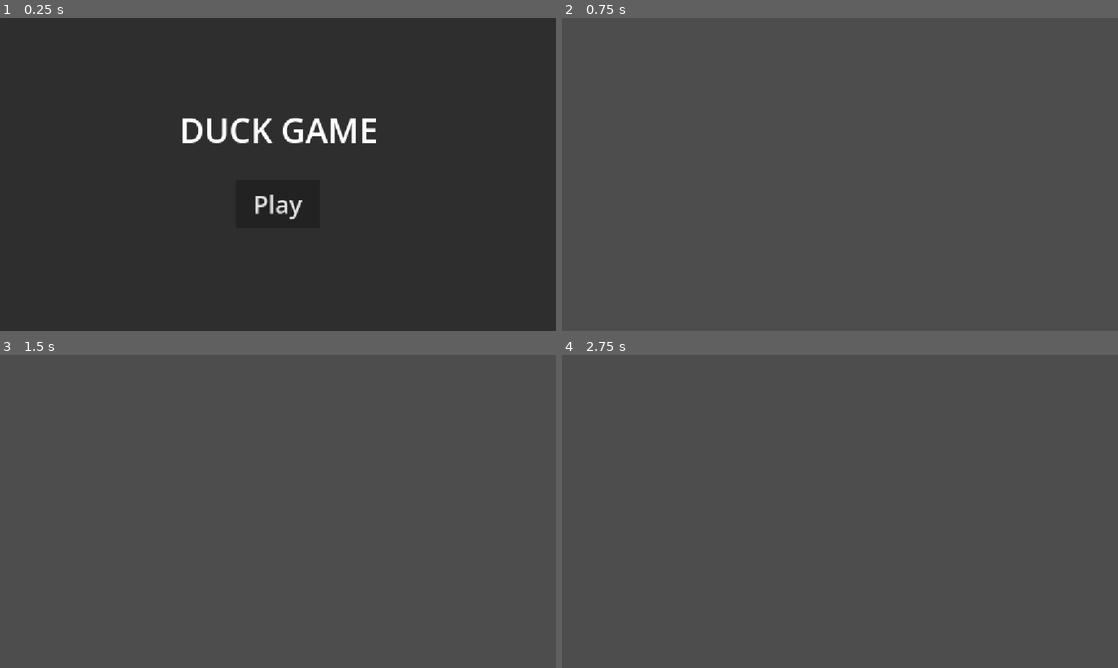
Above: before the commit, frames 1-4 (two rows, left to right).
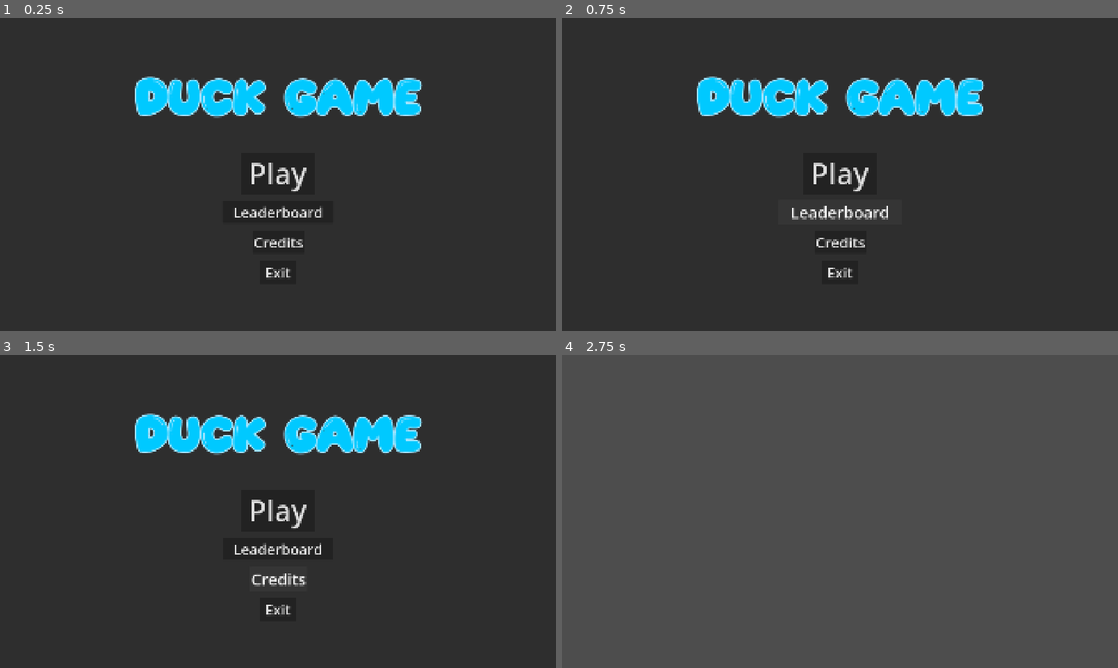
Above: after the commit, the same moments.

Repository: ms5051-hash/HacksComs26
Game: Godot game, scene res://Scenes/mainScene.tscn
The game is run twice, just before and just after one commit, with the same random seed, the same clock (stepped at 60 frames per second) and the same inputs.
Inputs (mouse positions are in pixels of both pictures, inside the frame that each line leads up to):
- Up to frame 1 (0.25 s): no input
- Up to frame 2 (0.75 s): click (840, 212) at 0.5 s, where only the run after the commit has a clickable "Leaderboard"
- Up to frame 3 (1.5 s): click (278, 580) at 1.25 s, where only the run after the commit has a clickable "Credits"
- Up to frame 4 (2.75 s): click (840, 511) at 2 s, where only the run after the commit has a clickable "Play"

The runs differ from the first frame. In frame 1, 7.1% of the frame differs, in the area x 24-76%, y 18-83%; in frame 2, 98%; in frame 3, 99%, in the area x 0-100%, y 0-100%; in frame 4, nothing differs.

Commit message:
Added cool fonts and stuff

Diff:
--- a/duck-game-2026/Scenes/mainScene.tscn
+++ b/duck-game-2026/Scenes/mainScene.tscn
@@ -1,6 +1,7 @@
 [gd_scene format=3 uid="uid://bmp5n7opbw8x2"]
 
 [ext_resource type="Script" uid="uid://bxe6bko5214ui" path="res://Scripts/MainMenu.gd" id="1_2c717"]
+[ext_resource type="FontFile" uid="uid://dl215066b8sx1" path="res://Fonts/Matcha World.ttf" id="2_hewda"]
 [ext_resource type="Script" uid="uid://bmkkx75icxgef" path="res://Scripts/FancyButton.gd" id="2_ly6xb"]
 
 [node name="Main" type="Node2D" unique_id=596674964]
@@ -24,6 +25,26 @@
 grow_horizontal = 2
 grow_vertical = 2
 
+[node name="Title" type="Label" parent="CanvasLayer/Control/Panel" unique_id=382179026]
+layout_mode = 1
+anchors_preset = 5
+anchor_left = 0.5
+anchor_right = 0.5
+offset_left = -320.0
+offset_top = 200.0
+offset_right = 320.0
+offset_bottom = 360.0
+grow_horizontal = 2
+pivot_offset = Vector2(320, 80)
+theme_override_colors/font_color = Color(0, 0.7882353, 1, 1)
+theme_override_colors/font_outline_color = Color(0.63529414, 0.8980392, 1, 1)
+theme_override_constants/outline_size = 20
+theme_override_fonts/font = ExtResource("2_hewda")
+theme_override_font_sizes/font_size = 150
+text = "DUCK GAME"
+horizontal_alignment = 1
+vertical_alignment = 1
+
 [node name="PlayButton" type="Button" parent="CanvasLayer/Control/Panel" unique_id=1238124888]
 layout_mode = 1
 anchors_preset = 8
@@ -31,29 +52,85 @@
 anchor_top = 0.5
 anchor_right = 0.5
 anchor_bottom = 0.5
-offset_left = -88.0
-offset_top = 12.0
-offset_right = 87.0
-offset_bottom = 111.0
+offset_left = -128.0
+offset_top = -76.5
+offset_right = 128.0
+offset_bottom = 68.5
 grow_horizontal = 2
 grow_vertical = 2
 pivot_offset = Vector2(88, 50)
-theme_override_font_sizes/font_size = 50
+theme_override_font_sizes/font_size = 100
 text = "Play"
 script = ExtResource("2_ly6xb")
 
-[node name="Title" type="Label" parent="CanvasLayer/Control/Panel" unique_id=382179026]
+[node name="LeaderBoardButton" type="Button" parent="CanvasLayer/Control/Panel" unique_id=364268272]
+layout_mode = 1
+anchors_preset = 8
+anchor_left = 0.5
+anchor_top = 0.5
+anchor_right = 0.5
+anchor_bottom = 0.5
+offset_left = -192.0
+offset_top = 92.0
+offset_right = 192.0
+offset_bottom = 169.0
+grow_horizontal = 2
+grow_vertical = 2
+pivot_offset = Vector2(192, 39)
+theme_override_font_sizes/font_size = 50
+text = "Leaderboard"
+script = ExtResource("2_ly6xb")
+
+[node name="CreditsButton" type="Button" parent="CanvasLayer/Control/Panel" unique_id=394703208]
+layout_mode = 1
+anchors_preset = 8
+anchor_left = 0.5
+anchor_top = 0.5
+anchor_right = 0.5
+anchor_bottom = 0.5
+offset_left = -88.0
+offset_top = 196.0
+offset_right = 91.0
+offset_bottom = 273.0
+grow_horizontal = 2
+grow_vertical = 2
+pivot_offset = Vector2(90, 50)
+theme_override_font_sizes/font_size = 50
+text = "Credits"
+script = ExtResource("2_ly6xb")
+
+[node name="ExitButton" type="Button" parent="CanvasLayer/Control/Panel" unique_id=715469778]
+layout_mode = 1
+anchors_preset = 8
+anchor_left = 0.5
+anchor_top = 0.5
+anchor_right = 0.5
+anchor_bottom = 0.5
+offset_left = -64.0
+offset_top = 300.0
+offset_right = 64.0
+offset_bottom = 377.0
+grow_horizontal = 2
+grow_vertical = 2
+pivot_offset = Vector2(64, 39)
+theme_override_font_sizes/font_size = 50
+text = "Exit"
+script = ExtResource("2_ly6xb")
+
+[node name="VBoxContainer" type="VBoxContainer" parent="CanvasLayer/Control/Panel" unique_id=1827850252]
 layout_mode = 0
-offset_left = 368.0
-offset_top = 184.0
-offset_right = 787.0
-offset_bottom = 280.0
-pivot_offset = Vector2(210, 48)
-theme_override_font_sizes/font_size = 70
-text = "DUCK GAME"
-horizontal_alignment = 1
-vertical_alignment = 1
+offset_right = 40.0
+offset_bottom = 40.0
 
 [connection signal="mouse_entered" from="CanvasLayer/Control/Panel/PlayButton" to="CanvasLayer/Control/Panel/PlayButton" method="_on_mouse_entered"]
 [connection signal="mouse_exited" from="CanvasLayer/Control/Panel/PlayButton" to="CanvasLayer/Control/Panel/PlayButton" method="_on_mouse_exited"]
 [connection signal="pressed" from="CanvasLayer/Control/Panel/PlayButton" to="." method="_on_play_button_pressed"]
+[connection signal="mouse_entered" from="CanvasLayer/Control/Panel/LeaderBoardButton" to="CanvasLayer/Control/Panel/LeaderBoardButton" method="_on_mouse_entered"]
+[connection signal="mouse_exited" from="CanvasLayer/Control/Panel/LeaderBoardButton" to="CanvasLayer/Control/Panel/LeaderBoardButton" method="_on_mouse_exited"]
+[connection signal="pressed" from="CanvasLayer/Control/Panel/LeaderBoardButton" to="." method="_on_leaderboard_button_pressed"]
+[connection signal="mouse_entered" from="CanvasLayer/Control/Panel/CreditsButton" to="CanvasLayer/Control/Panel/CreditsButton" method="_on_mouse_entered"]
+[connection signal="mouse_exited" from="CanvasLayer/Control/Panel/CreditsButton" to="CanvasLayer/Control/Panel/CreditsButton" method="_on_mouse_exited"]
+[connection signal="pressed" from="CanvasLayer/Control/Panel/CreditsButton" to="." method="_on_credits_button_pressed"]
+[connection signal="mouse_entered" from="CanvasLayer/Control/Panel/ExitButton" to="CanvasLayer/Control/Panel/ExitButton" method="_on_mouse_entered"]
+[connection signal="mouse_exited" from="CanvasLayer/Control/Panel/ExitButton" to="CanvasLayer/Control/Panel/ExitButton" method="_on_mouse_exited"]
+[connection signal="pressed" from="CanvasLayer/Control/Panel/ExitButton" to="." method="_on_exit_button_pressed"]
--- a/duck-game-2026/Scripts/MainMenu.gd
+++ b/duck-game-2026/Scripts/MainMenu.gd
@@ -3,3 +3,15 @@
 func _on_play_button_pressed() -> void:
 	get_tree().change_scene_to_file("res://Scenes/game.tscn")
 	pass # Replace with function body.
+
+
+func _on_leaderboard_button_pressed() -> void:
+	pass # Replace with function body.
+
+
+func _on_credits_button_pressed() -> void:
+	pass # Replace with function body.
+
+
+func _on_exit_button_pressed() -> void:
+	pass # Replace with function body.
--- a/duck-game-2026/project.godot
+++ b/duck-game-2026/project.godot
@@ -17,8 +17,9 @@
 
 [display]
 
+window/size/viewport_width=1920
+window/size/viewport_height=1080
 window/stretch/mode="canvas_items"
-window/stretch/aspect="expand"
 
 [physics]
 
Binary file added: duck-game-2026/Fonts/Matcha World.ttf
Not shown, added: duck-game-2026/Fonts/Matcha World.ttf.import
Binary file added: duck-game-2026/Fonts/Sunny Spells.ttf
Not shown, added: duck-game-2026/Fonts/Sunny Spells.ttf.import
